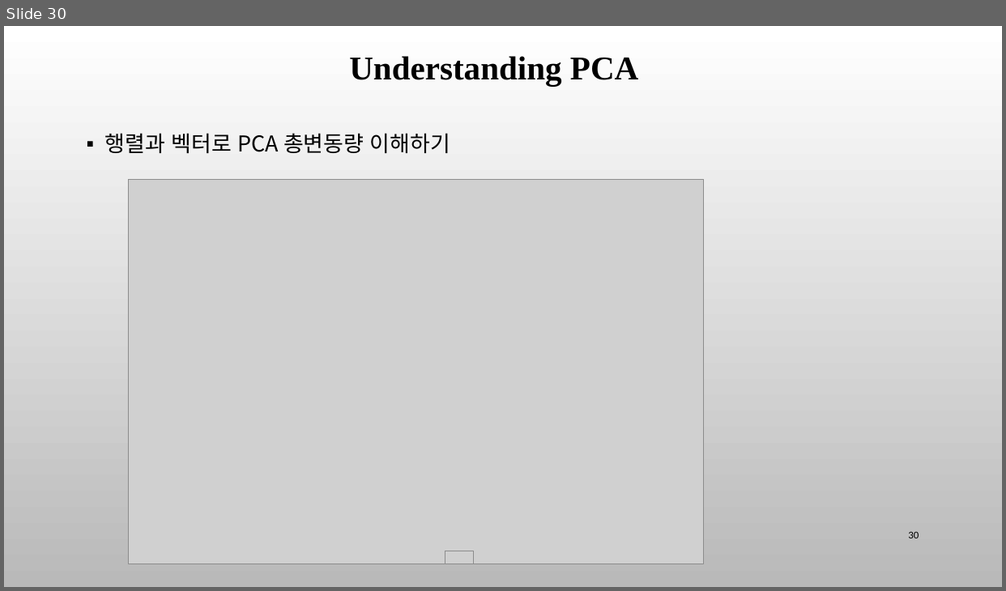
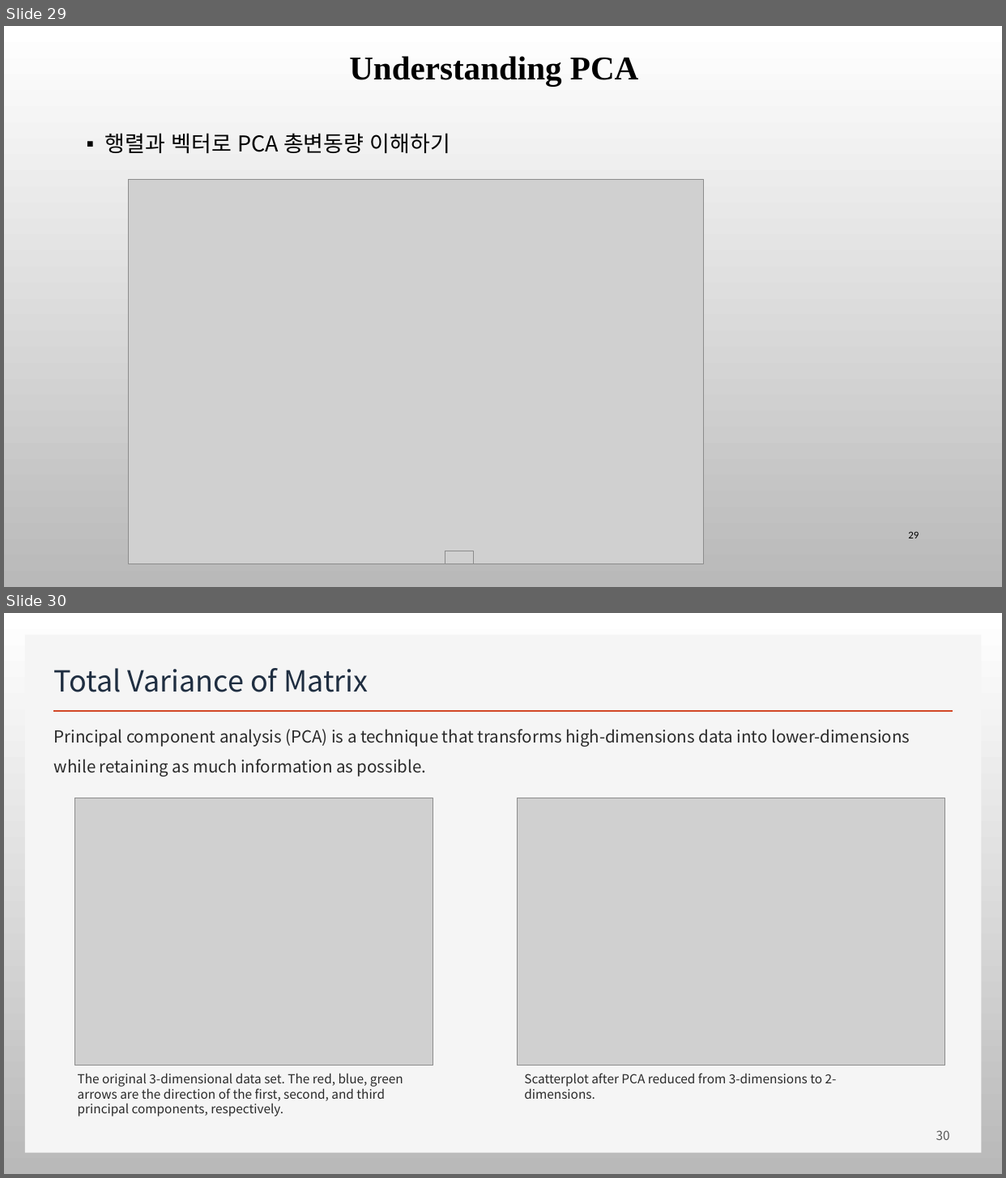
Before and after one commit to ancestor9/mathematics-for-machine-learning, a slide deck: Linear_Algebra/w5_PCA_linear_transformation.pptx. Shown one above the other, each under a label of ours: slide 30 before the commit, slides 29 and 30 after it. The pictures are 1006x591 and 1006x1178 pixels, drawn with LibreOffice and Linux fonts; fonts in the diff are those of the drawing; grey boxes stand for pictures; background and template pictures are left out. Boxes give left, top, right and bottom in pixels: in the first picture for what was removed or moved away, otherwise in the second. Text is boxed around its words. In the diff, an @@ line names an element or a change of style, - is before the commit and + after.

```diff
--- a/Linear_Algebra/w5_PCA_linear_transformation.pptx
+++ b/Linear_Algebra/w5_PCA_linear_transformation.pptx
@@ slide 30 added at bbox=[4, 613, 1002, 1174], background picture (left out) @@
@@ rectangle added at bbox=[25, 635, 982, 1153], fill #F5F5F5 @@
@@ title added at bbox=[54, 668, 368, 692], 28 pt, text #1F2E41 @@
+Total Variance of Matrix
@@ line added from (53, 711) to (953, 711), #D24726 2 pt @@
@@ text added at bbox=[54, 729, 910, 777], 16 pt, text #2A2A2A @@
+Principal component analysis (PCA) is a technique that transforms high-dimensions data into lower-dimensions while retaining as much information as possible.
@@ picture added at bbox=[75, 798, 433, 1066] @@
@@ picture added at bbox=[517, 798, 945, 1066] @@
@@ text added at bbox=[78, 1073, 403, 1117], 12 pt, text #2A2A2A @@
+The original 3-dimensional data set. The red, blue, green arrows are the direction of the first, second, and third principal components, respectively.
@@ text added at bbox=[524, 1073, 837, 1099], 12 pt, text #2A2A2A @@
+Scatterplot after PCA reduced from 3-dimensions to 2-dimensions.
@@ page number added at bbox=[936, 1131, 950, 1140], 12 pt, text #595959 @@
+30
@@ what was slide 30 is now slide 29 @@
@@ page number at bbox=[908, 531, 918, 539]: text changed @@
-30
+29
```
Also in this commit, not shown: 6 other slides added, 1 other file.
